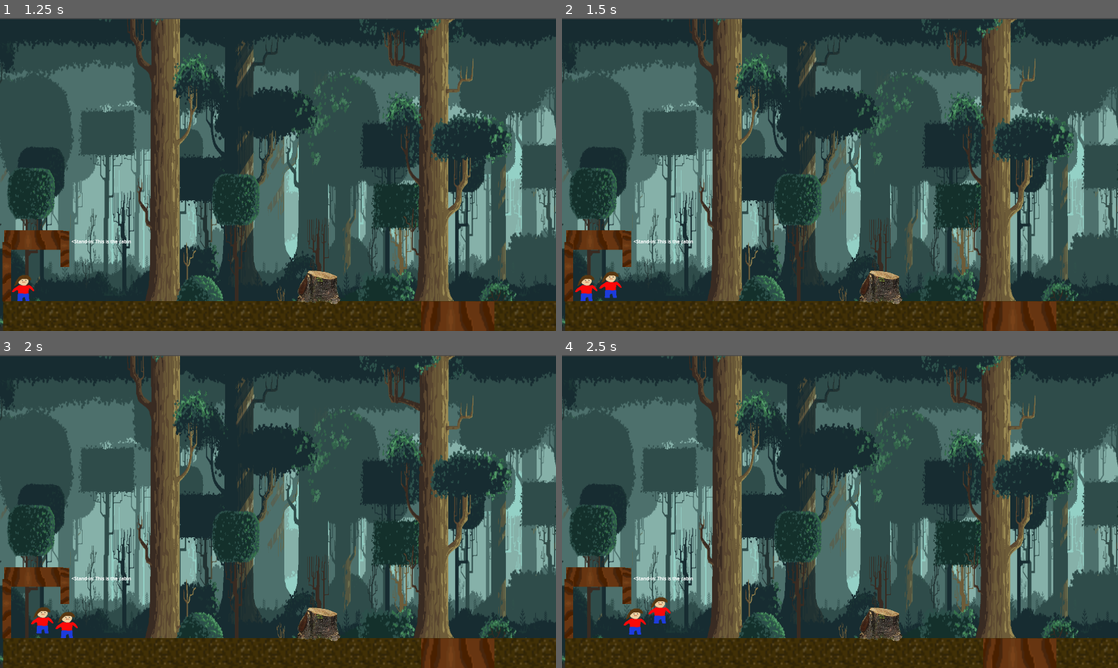
Above: before the commit, frames 1-4 (two rows, left to right).
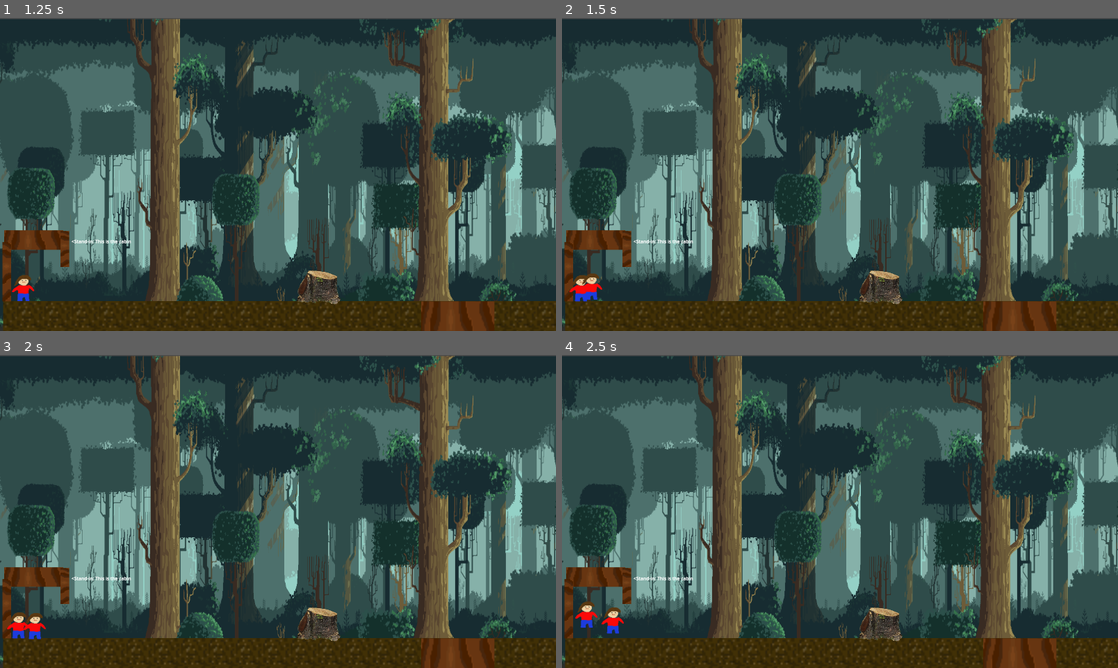
Above: after the commit, the same moments.

Repository: tjwarnke/hiint
Game: Godot game, scene res://World.tscn
Two runs of this game, one before a commit and one after it. Both use one fixed random seed, a clock stepped at 60 frames per second and the inputs below.
Inputs:
- Up to frame 1 (1.25 s): click "START" at 0.5 s
- Up to frame 2 (1.5 s): tap Enter (ui_accept) at 1.25 s; hold Right (right) from 1.28 s (still down); hold E (Interact2, bound only after the commit) from 1.28 s (still down)
- Up to frame 3 (2 s): keep holding Right (right); keep holding E (Interact2, bound only after the commit); tap Up (jump) at 1.52 s
- Up to frame 4 (2.5 s): keep holding Right (right); release E (Interact2, bound only after the commit) at 2.03 s; tap Shift (run) at 2.1 s; tap Up (jump) at 2.27 s; tap E (Interact2, bound only after the commit) at 2.3 s

Frame 1 is identical in both runs. In frame 2, 0.4% of the frame differs, in the area x 1-11%, y 81-91%; in frame 3, 0.7%; in frame 4, 0.8%, in the area x 2-20%, y 77-90%.

Commit message:
Interact with Stumps and Mayro

Diff:
--- a/level.tscn
+++ b/level.tscn
@@ -1,9 +1,13 @@
-[gd_scene load_steps=11 format=3 uid="uid://brtryt6u2b1ij"]
+[gd_scene load_steps=17 format=3 uid="uid://djd5otj3qrqbw"]
 
 [ext_resource type="Texture2D" uid="uid://bxtuwig5x2srv" path="res://dirt_texture.png" id="1_2i3cc"]
 [ext_resource type="Texture2D" uid="uid://drlrvkppfw1pq" path="res://tree_platform.png" id="2_iyxqv"]
 [ext_resource type="Texture2D" uid="uid://bvhsd7cymwp35" path="res://background.png" id="3_wj778"]
 [ext_resource type="Texture2D" uid="uid://b13edcjn8gd5" path="res://stump.png" id="4_8j44n"]
+[ext_resource type="Script" path="res://stump_1.gd" id="4_oed3e"]
+[ext_resource type="Script" path="res://stump_2.gd" id="6_5suep"]
+[ext_resource type="Texture2D" uid="uid://1ljnc2k5ucfg" path="res://Mayro.png" id="7_ihoma"]
+[ext_resource type="Script" path="res://mayro.gd" id="8_j6p77"]
 
 [sub_resource type="RectangleShape2D" id="RectangleShape2D_kq5gh"]
 size = Vector2(1450, 2035.75)
@@ -16,7 +20,7 @@
 b = Vector2(2160, -1027)
 
 [sub_resource type="RectangleShape2D" id="RectangleShape2D_p2d4g"]
-size = Vector2(119, 23)
+size = Vector2(119.711, 24.6797)
 
 [sub_resource type="WorldBoundaryShape2D" id="WorldBoundaryShape2D_jor6c"]
 normal = Vector2(-0.999776, 0.0211717)
@@ -24,6 +28,13 @@
 [sub_resource type="WorldBoundaryShape2D" id="WorldBoundaryShape2D_oe1an"]
 normal = Vector2(1, 0)
 distance = -0.0312483
+
+[sub_resource type="RectangleShape2D" id="RectangleShape2D_1avt2"]
+size = Vector2(278.75, 185)
+
+[sub_resource type="CapsuleShape2D" id="CapsuleShape2D_ghkwx"]
+radius = 277.968
+height = 903.361
 
 [node name="Level" type="Node2D"]
 
@@ -59,7 +70,7 @@
 position = Vector2(249, 747)
 
 [node name="CollisionShape2D" type="CollisionShape2D" parent="Platform1"]
-position = Vector2(-129.5, 25.5)
+position = Vector2(-129.5, 27)
 shape = SubResource("RectangleShape2D_p2d4g")
 
 [node name="Sprite2D" type="Sprite2D" parent="Platform1"]
@@ -76,7 +87,7 @@
 position = Vector2(249, 747)
 
 [node name="CollisionShape2D" type="CollisionShape2D" parent="Platform4"]
-position = Vector2(-129.5, 25.5)
+position = Vector2(-129.5, 25.75)
 shape = SubResource("RectangleShape2D_p2d4g")
 
 [node name="Sprite2D" type="Sprite2D" parent="Platform4"]
@@ -120,7 +131,7 @@
 rotation = 0.0261799
 
 [node name="CollisionShape2D" type="CollisionShape2D" parent="Platform6"]
-position = Vector2(-171.5, 25.5)
+position = Vector2(-171.856, 26.4102)
 shape = SubResource("RectangleShape2D_p2d4g")
 
 [node name="Sprite2D" type="Sprite2D" parent="Platform6"]
@@ -201,7 +212,7 @@
 
 [node name="Background2" type="Sprite2D" parent="."]
 z_index = -5
-position = Vector2(3226, 558)
+position = Vector2(3225, 556)
 scale = Vector2(1.49826, 2.36979)
 texture = ExtResource("3_wj778")
 
@@ -217,7 +228,7 @@
 scale = Vector2(1.49826, 2.36979)
 texture = ExtResource("3_wj778")
 
-[node name="Background5" type="Sprite2D" parent="."]
+[node name="Background5" type="Sprite2D" parent="." groups=["player"]]
 z_index = -5
 position = Vector2(9685, 558)
 scale = Vector2(1.49826, 2.36979)
@@ -241,6 +252,7 @@
 [node name="Stump1" type="StaticBody2D" parent="."]
 position = Vector2(1100, 915)
 scale = Vector2(0.8, 0.8)
+script = ExtResource("4_oed3e")
 
 [node name="Stump" type="Sprite2D" parent="Stump1"]
 position = Vector2(1, 2)
@@ -251,9 +263,17 @@
 position = Vector2(3, 4)
 polygon = PackedVector2Array(-51, -52, -42, -70, -39, -71, -33, -71, 80, -47, 81, -34, 81, 10, 84, 26, 89, 28, 89, 33, 87, 37, 89, 42, 95, 48, 95, 55, 92, 61, 81, 71, 69, 73, 55, 72, 25, 62, -11, 71, -94, 60, -90, 54, -89, 47, -88, 42, -82, 39, -82, 35, -88, 26, -88, 10, -83, 3, -77, -15)
 
+[node name="Area2D" type="Area2D" parent="Stump1"]
+
+[node name="CollisionShape2D" type="CollisionShape2D" parent="Stump1/Area2D"]
+position = Vector2(8.125, -27.5)
+scale = Vector2(1, 1)
+shape = SubResource("RectangleShape2D_1avt2")
+
 [node name="Stump2" type="StaticBody2D" parent="."]
 position = Vector2(2100.62, 915)
 scale = Vector2(0.8, 0.8)
+script = ExtResource("6_5suep")
 
 [node name="Stump" type="Sprite2D" parent="Stump2"]
 position = Vector2(1, 2)
@@ -263,3 +283,30 @@
 [node name="CollisionPolygon2D" type="CollisionPolygon2D" parent="Stump2"]
 position = Vector2(1.72101, 6.50307)
 polygon = PackedVector2Array(-51, -52, -42, -70, -39, -71, -33, -71, 80, -47, 81, -34, 81, 10, 84, 26, 89, 28, 89, 33, 87, 37, 89, 42, 95, 48, 95, 55, 92, 61, 81, 71, 69, 73, 55, 72, 25, 62, -11, 71, -94, 60, -90, 54, -89, 47, -88, 42, -82, 39, -82, 35, -88, 26, -88, 10, -83, 3, -77, -15)
+
+[node name="Area2D" type="Area2D" parent="Stump2"]
+
+[node name="CollisionShape2D" type="CollisionShape2D" parent="Stump2/Area2D"]
+position = Vector2(8.125, -27.5)
+scale = Vector2(1, 1)
+shape = SubResource("RectangleShape2D_1avt2")
+
+[node name="Mayro" type="Sprite2D" parent="."]
+position = Vector2(2868, 235)
+scale = Vector2(0.194268, 0.123981)
+texture = ExtResource("7_ihoma")
+script = ExtResource("8_j6p77")
+
+[node name="Area2D" type="Area2D" parent="Mayro"]
+
+[node name="CollisionShape2D" type="CollisionShape2D" parent="Mayro/Area2D"]
+position = Vector2(-61.7705, 8.06548)
+shape = SubResource("CapsuleShape2D_ghkwx")
+
+[node name="UI" type="CanvasLayer" parent="."]
+
+[node name="TextBoxMiddleTop" type="Label" parent="UI"]
+offset_left = 904.0
+offset_top = 139.0
+offset_right = 1363.0
+offset_bottom = 207.0
--- /dev/null
+++ b/mayro.gd
@@ -0,0 +1,25 @@
+extends Sprite2D
+
+@onready var area = $Area2D
+var player_nearby = false
+
+@onready var text_box = get_node("/root/World/Level/UI/TextBoxMiddleTop")
+
+func _ready():
+	area.body_entered.connect(_on_body_entered)
+	area.body_exited.connect(_on_body_exited)
+
+func _on_body_entered(body):
+	if body.is_in_group("player"):
+		player_nearby = true
+
+func _on_body_exited(body):
+	if body.is_in_group("player"):
+		player_nearby = false
+		await get_tree().create_timer(1.5).timeout
+		text_box.visible = false
+
+func _input(event):
+	if event.is_action_pressed("Interact2") and player_nearby:
+		text_box.text = "It's a me Mayro!"
+		text_box.visible = true
--- a/player.gd
+++ b/player.gd
@@ -21,6 +21,7 @@
 
 func _ready():
 	jumps_left = max_jumps  # Ensure jumps are initialized correctly
+	add_to_group("player")
 
 func get_input(delta):
 	var direction = Input.get_axis("left", "right")
--- a/project.godot
+++ b/project.godot
@@ -57,3 +57,8 @@
 , Object(InputEventKey,"resource_local_to_scene":false,"resource_name":"","device":-1,"window_id":0,"alt_pressed":false …(183 unchanged characters)…
 ]
 }
+Interact2={
+"deadzone": 0.5,
+"events": [Object(InputEventKey,"resource_local_to_scene":false,"resource_name":"","device":0,"window_id":0,"alt_pressed":false,"shift_pressed":false,"ctrl_pressed":false,"meta_pressed":false,"pressed":false,"keycode":0,"physical_keycode":69,"key_label":0,"unicode":0,"location":0,"echo":false,"script":null)
+]
+}
--- /dev/null
+++ b/stump_1.gd
@@ -0,0 +1,25 @@
+extends StaticBody2D
+
+@onready var area = $Area2D
+var player_nearby = false
+
+@onready var text_box = get_node("/root/World/Level/UI/TextBoxMiddleTop")
+
+func _ready():
+	area.body_entered.connect(_on_body_entered)
+	area.body_exited.connect(_on_body_exited)
+
+func _on_body_entered(body):
+	if body.is_in_group("player"):
+		player_nearby = true
+
+func _on_body_exited(body):
+	if body.is_in_group("player"):
+		player_nearby = false
+		await get_tree().create_timer(1.5).timeout
+		text_box.visible = false
+
+func _input(event):
+	if event.is_action_pressed("Interact2") and player_nearby:
+		text_box.text = "This is a stump."
+		text_box.visible = true
--- /dev/null
+++ b/stump_2.gd
@@ -0,0 +1,25 @@
+extends StaticBody2D
+
+@onready var area = $Area2D
+var player_nearby = false
+
+@onready var text_box = get_node("/root/World/Level/UI/TextBoxMiddleTop")
+
+func _ready():
+	area.body_entered.connect(_on_body_entered)
+	area.body_exited.connect(_on_body_exited)
+
+func _on_body_entered(body):
+	if body.is_in_group("player"):
+		player_nearby = true
+
+func _on_body_exited(body):
+	if body.is_in_group("player"):
+		player_nearby = false
+		await get_tree().create_timer(1.5).timeout
+		text_box.visible = false
+
+func _input(event):
+	if event.is_action_pressed("Interact2") and player_nearby:
+		text_box.text = "This is a stump."
+		text_box.visible = true
Binary file added: Mayro.png
Not shown, added: Mayro.png.import
Not shown: 1 places in World.tscn that only renumber resources
